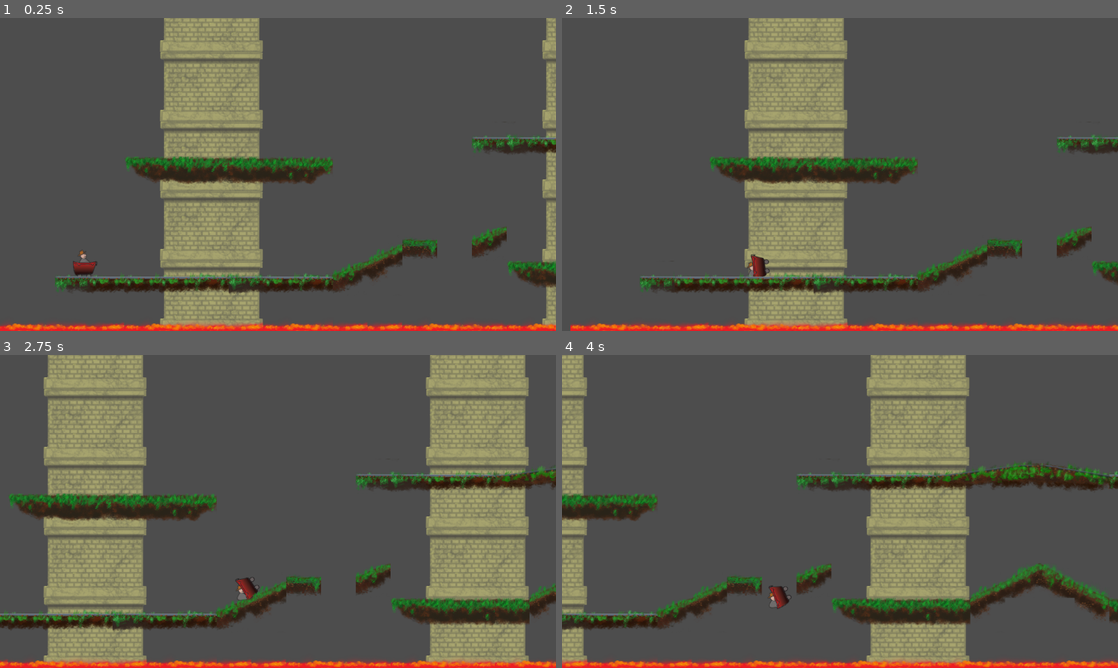
Above: before the commit, frames 1-4 (two rows, left to right).
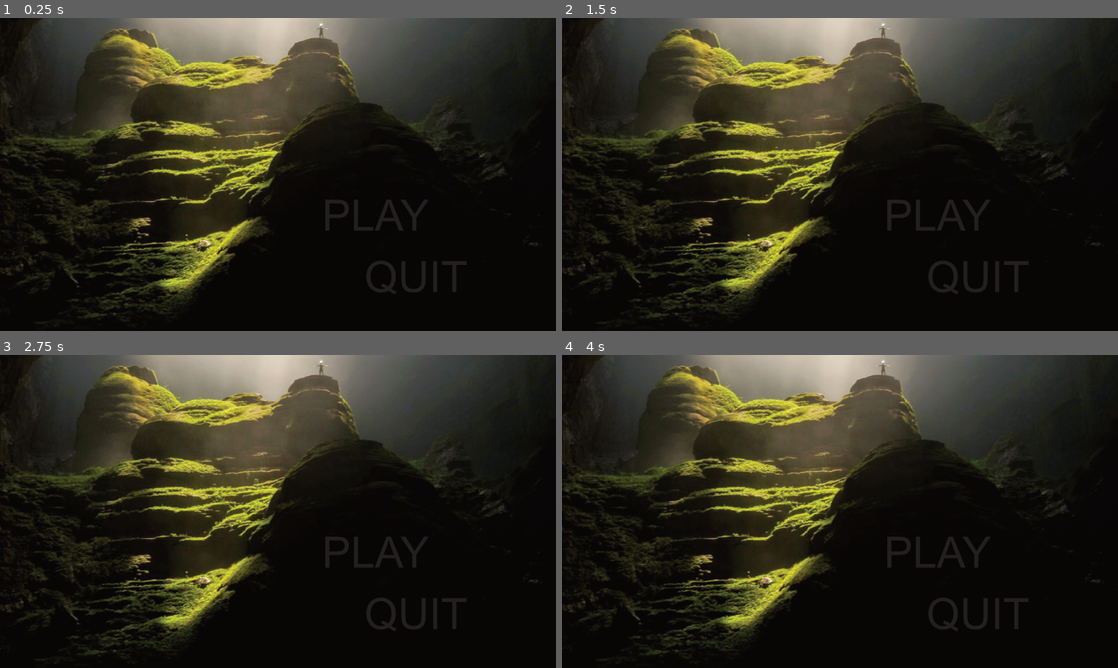
Above: after the commit, the same moments.

Repository: LazyBrush/jam149-ancient
Game: Godot game, scene res://scenes/menu-main/menu-main.tscn
Same seed, same stepped clock (60 frames per second), same inputs: the game is played once before the commit and once after it. Before the commit the project starts from res://scenes/main/main.tscn.
Inputs (mouse positions are in pixels of both pictures, inside the frame that each line leads up to):
- Up to frame 1 (0.25 s): no input
- Up to frame 2 (1.5 s): tap Enter (ui_accept) at 0.5, 0.77 s; move the mouse to (962, 158) at 0.52 s; hold Right (ui_right) 0.53-1.28 s; click (962, 158) at 0.67 s; move the mouse to (728, 190) at 1.27 s; hold Left (ui_left) from 1.28 s (still down); click (728, 190) at 1.42 s
- Up to frame 3 (2.75 s): tap Enter (ui_accept) at 1.52 s; move the mouse to (333, 442) at 2.02 s; release Left (ui_left) at 2.03 s; hold Right (ui_right) from 2.03 s (still down); click (333, 442) at 2.17 s
- Up to frame 4 (4 s): move the mouse to (812, 574) at 2.77 s; click (812, 574) at 2.92 s; tap Enter (ui_accept) at 3.02, 3.77 s; move the mouse to (1006, 558) at 3.52 s; release Right (ui_right) at 3.53 s; hold Left (ui_left) from 3.53 s (still down); click (1006, 558) at 3.67 s

The runs differ from the first frame. In frame 1, 92% of the frame differs, in the area x 0-100%, y 0-100%; in frame 2, 93%; in frame 3, 94%; in frame 4, 94%.

Commit message:
added menu and faster/slower

Diff:
--- /dev/null
+++ b/Global/global.gd
@@ -0,0 +1,12 @@
+extends Node
+
+var
+
+# Called when the node enters the scene tree for the first time.
+func _ready():
+	pass # Replace with function body.
+
+
+# Called every frame. 'delta' is the elapsed time since the previous frame.
+func _process(delta):
+	pass
--- a/project.godot
+++ b/project.godot
@@ -11,10 +11,33 @@
 [application]
 
 config/name="ancient"
-run/main_scene="res://scenes/main/main.tscn"
+run/main_scene="res://scenes/menu-main/menu-main.tscn"
 config/features=PackedStringArray("4.1", "Forward Plus")
 config/icon="res://icon.svg"
+
+[autoload]
+
+SceneTransition="*res://scenes/scene-transition/scene-transition.tscn"
 
 [display]
 
 window/stretch/mode="viewport"
+
+[input]
+
+ui_left={
+"deadzone": 0.5,
+"events": [Object(InputEventKey,"resource_local_to_scene":false,"resource_name":"","device":0,"window_id":0,"alt_pressed":false,"shift_pressed":false,"ctrl_pressed":false,"meta_pressed":false,"pressed":false,"keycode":4194319,"physical_keycode":0,"key_label":0,"unicode":0,"echo":false,"script":null)
+, Object(InputEventJoypadButton,"resource_local_to_scene":false,"resource_name":"","device":0,"button_index":13,"pressure":0.0,"pressed":false,"script":null)
+, Object(InputEventJoypadMotion,"resource_local_to_scene":false,"resource_name":"","device":0,"axis":0,"axis_value":-1.0,"script":null)
+, Object(InputEventKey,"resource_local_to_scene":false,"resource_name":"","device":-1,"window_id":0,"alt_pressed":false,"shift_pressed":false,"ctrl_pressed":false,"meta_pressed":false,"pressed":false,"keycode":0,"physical_keycode":65,"key_label":0,"unicode":97,"echo":false,"script":null)
+]
+}
+ui_right={
+"deadzone": 0.5,
+"events": [Object(InputEventKey,"resource_local_to_scene":false,"resource_name":"","device":0,"window_id":0,"alt_pressed":false,"shift_pressed":false,"ctrl_pressed":false,"meta_pressed":false,"pressed":false,"keycode":4194321,"physical_keycode":0,"key_label":0,"unicode":0,"echo":false,"script":null)
+, Object(InputEventJoypadButton,"resource_local_to_scene":false,"resource_name":"","device":0,"button_index":14,"pressure":0.0,"pressed":false,"script":null)
+, Object(InputEventJoypadMotion,"resource_local_to_scene":false,"resource_name":"","device":0,"axis":0,"axis_value":1.0,"script":null)
+, Object(InputEventKey,"resource_local_to_scene":false,"resource_name":"","device":0,"window_id":0,"alt_pressed":false,"shift_pressed":false,"ctrl_pressed":false,"meta_pressed":false,"pressed":false,"keycode":0,"physical_keycode":68,"key_label":0,"unicode":0,"echo":false,"script":null)
+]
+}
--- a/scenes/cart/cart.gd
+++ b/scenes/cart/cart.gd
@@ -12,4 +12,10 @@
 	if Input.is_action_just_pressed("ui_accept"):
 		print("space bar")
 		apply_central_impulse(Vector2(0,-300))
+	if Input.is_action_just_pressed("ui_right"):
+		print("faster")
+		apply_central_impulse(Vector2(200,0))
+	if Input.is_action_just_pressed("ui_left"):
+		print("slower")
+		apply_central_impulse(Vector2(-100,0))
 	emit_signal("cart_pos", position, global_position)
--- a/scenes/levels/mine/mine.tscn
+++ b/scenes/levels/mine/mine.tscn
@@ -21,5 +21,3 @@
 layer_2/y_sort_origin = 0
 layer_2/z_index = 4
 layer_2/tile_data = PackedInt32Array(589902, 524288, 6, 589822, 393216, 6, 589823, 458752, 6, 524288, 524288, 6, 524289 …(4192 unchanged characters)…
-
-[connection signal="body_entered" from="exit" to="exit" method="_on_body_entered" flags=18]
--- /dev/null
+++ b/scenes/menu-button/menu-button.gd
@@ -0,0 +1,42 @@
+@tool
+extends Node2D
+
+@export var startIcon = 0
+
+signal button_pressed()
+
+# Called when the node enters the scene tree for the first time.
+func _ready():
+	%Sprite2D.set_frame(startIcon)
+
+# @tool code
+# A bit quirky.  We have buttons which are taken from a svg.
+# Initially, the 'frame' of the sprite is set to 0.  But in
+# the editor 2D view, we want to see the one set in the properties
+# rather than the first icon on the sheet.  The @tool at the
+# start of this file means it runs both during game AND in the editor.
+func _process(_delta):
+	if Engine.is_editor_hint():
+		if %Sprite2D.frame != startIcon:
+			%Sprite2D.set_frame(startIcon)
+
+func set_icon_normal_hover(normal):
+	startIcon = normal
+	%Sprite2D.set_frame(startIcon)
+
+
+func _on_area_2d_mouse_entered():
+	print('m enter')
+	%Sprite2D.set_frame(startIcon+1)
+
+
+func _on_area_2d_mouse_exited():
+	print('m leave')
+	%Sprite2D.set_frame(startIcon)
+
+func _on_area_2d_input_event(_viewport, event, _shape_idx):
+	print('event')
+	if event is InputEventMouseButton:
+		if event.pressed:
+			print("event pressed")
+			button_pressed.emit(self)
--- /dev/null
+++ b/scenes/menu-button/menu-button.tscn
@@ -0,0 +1,33 @@
+[gd_scene load_steps=4 format=3 uid="uid://dkv8tkub2lr64"]
+
+[ext_resource type="Script" path="res://scenes/menu-button/menu-button.gd" id="1_fh1cy"]
+[ext_resource type="Texture2D" uid="uid://crsiuxjrd7w4w" path="res://artwork/menu/menu.png" id="2_8oocw"]
+
+[sub_resource type="CapsuleShape2D" id="CapsuleShape2D_04rxk"]
+radius = 35.0007
+height = 245.993
+
+[node name="menu-button" type="Node2D"]
+script = ExtResource("1_fh1cy")
+metadata/is_button = true
+
+[node name="Tool" type="Node2D" parent="."]
+
+[node name="Sprite2D" type="Sprite2D" parent="."]
+unique_name_in_owner = true
+texture = ExtResource("2_8oocw")
+hframes = 10
+vframes = 10
+
+[node name="Area2D" type="Area2D" parent="."]
+collision_layer = 3
+collision_mask = 3
+
+[node name="CollisionShape2D" type="CollisionShape2D" parent="Area2D"]
+position = Vector2(-3, -5)
+rotation = -1.5715
+shape = SubResource("CapsuleShape2D_04rxk")
+
+[connection signal="input_event" from="Area2D" to="." method="_on_area_2d_input_event"]
+[connection signal="mouse_entered" from="Area2D" to="." method="_on_area_2d_mouse_entered"]
+[connection signal="mouse_exited" from="Area2D" to="." method="_on_area_2d_mouse_exited"]
--- /dev/null
+++ b/scenes/menu-main/menu-main.gd
@@ -0,0 +1,24 @@
+extends Node2D
+
+
+# Called when the node enters the scene tree for the first time.
+func _ready():
+	# get all children and their signals
+	for kid in self.get_children():
+		if (kid.has_meta('is_button')):
+			kid.button_pressed.connect(kid_button_pressed)
+
+func kid_button_pressed(item):
+	print('item ' + item.name + ' pressed')
+	match (item.name):
+		'play':
+			print("play")
+			SceneTransition.change_scene("res://scenes/main/main.tscn")
+		'quit':
+			get_tree().quit()
+		'fullscreen':
+			var mode = DisplayServer.window_get_mode()
+			if mode == DisplayServer.WINDOW_MODE_WINDOWED:
+				DisplayServer.window_set_mode(DisplayServer.WINDOW_MODE_EXCLUSIVE_FULLSCREEN )
+			else:
+				DisplayServer.window_set_mode(DisplayServer.WINDOW_MODE_WINDOWED)
--- /dev/null
+++ b/scenes/menu-main/menu-main.tscn
@@ -0,0 +1,21 @@
+[gd_scene load_steps=4 format=3 uid="uid://cvp8k3844k56r"]
+
+[ext_resource type="Script" path="res://scenes/menu-main/menu-main.gd" id="1_i2u2e"]
+[ext_resource type="Texture2D" uid="uid://btddawij5vxmg" path="res://artwork/menu/menu-bg.png" id="2_1labt"]
+[ext_resource type="PackedScene" uid="uid://dkv8tkub2lr64" path="res://scenes/menu-button/menu-button.tscn" id="3_pirhf"]
+
+[node name="menu-main" type="Node2D"]
+script = ExtResource("1_i2u2e")
+
+[node name="Sprite2D" type="Sprite2D" parent="."]
+texture = ExtResource("2_1labt")
+centered = false
+
+[node name="play" parent="." instance=ExtResource("3_pirhf")]
+unique_name_in_owner = true
+position = Vector2(784, 413)
+
+[node name="quit" parent="." instance=ExtResource("3_pirhf")]
+unique_name_in_owner = true
+position = Vector2(883, 532)
+startIcon = 2
--- /dev/null
+++ b/scenes/scene-transition/scene-transition.gd
@@ -0,0 +1,8 @@
+extends CanvasLayer
+
+# Note: This is an autoload which means any script can call this
+func change_scene(target: String) -> void:
+	$AnimationPlayer.play("dissolve")
+	await $AnimationPlayer.animation_finished
+	get_tree().change_scene_to_file(target)
+	$AnimationPlayer.play_backwards("dissolve")
--- /dev/null
+++ b/scenes/scene-transition/scene-transition.tscn
@@ -0,0 +1,56 @@
+[gd_scene load_steps=5 format=3 uid="uid://cf356iy7wr0cr"]
+
+[ext_resource type="Script" path="res://scenes/scene-transition/scene-transition.gd" id="1_xj8mn"]
+
+[sub_resource type="Animation" id="Animation_evuox"]
+resource_name = "RESET"
+length = 0.01
+tracks/0/type = "value"
+tracks/0/imported = false
+tracks/0/enabled = true
+tracks/0/path = NodePath("ColorRect:modulate")
+tracks/0/interp = 1
+tracks/0/loop_wrap = true
+tracks/0/keys = {
+"times": PackedFloat32Array(0),
+"transitions": PackedFloat32Array(1),
+"update": 0,
+"values": [Color(1, 1, 1, 0)]
+}
+
+[sub_resource type="Animation" id="Animation_e1w2n"]
+resource_name = "dissolve"
+length = 0.5
+tracks/0/type = "value"
+tracks/0/imported = false
+tracks/0/enabled = true
+tracks/0/path = NodePath("ColorRect:modulate")
+tracks/0/interp = 1
+tracks/0/loop_wrap = true
+tracks/0/keys = {
+"times": PackedFloat32Array(0, 0.5),
+"transitions": PackedFloat32Array(1, 1),
+"update": 0,
+"values": [Color(1, 1, 1, 0), Color(1, 1, 1, 1)]
+}
+
+[sub_resource type="AnimationLibrary" id="AnimationLibrary_hdv0u"]
+_data = {
+"RESET": SubResource("Animation_evuox"),
+"dissolve": SubResource("Animation_e1w2n")
+}
+
+[node name="scene-transition" type="CanvasLayer"]
+script = ExtResource("1_xj8mn")
+
+[node name="ColorRect" type="ColorRect" parent="."]
+modulate = Color(1, 1, 1, 0)
+offset_right = 1156.0
+offset_bottom = 646.0
+mouse_filter = 2
+color = Color(0, 0, 0, 1)
+
+[node name="AnimationPlayer" type="AnimationPlayer" parent="."]
+libraries = {
+"": SubResource("AnimationLibrary_hdv0u")
+}
--- /dev/null
+++ b/scenes/welcome/welcome.tscn
@@ -0,0 +1,3 @@
+[gd_scene format=3 uid="uid://dfey2suw0l8qt"]
+
+[node name="welcome" type="Node2D"]
Binary file added: artwork/menu/menu-bg.png
Not shown, added: artwork/menu/menu-bg.png.import
Binary file added: artwork/menu/menu.png
Not shown, added: artwork/menu/menu.png.import
Not shown, added: artwork/menu/menu.afdesign
Not shown, added: artwork/menu/menu.afdesign~lock~
Not shown, added: scenes/menu-main/men70C8.tmp
